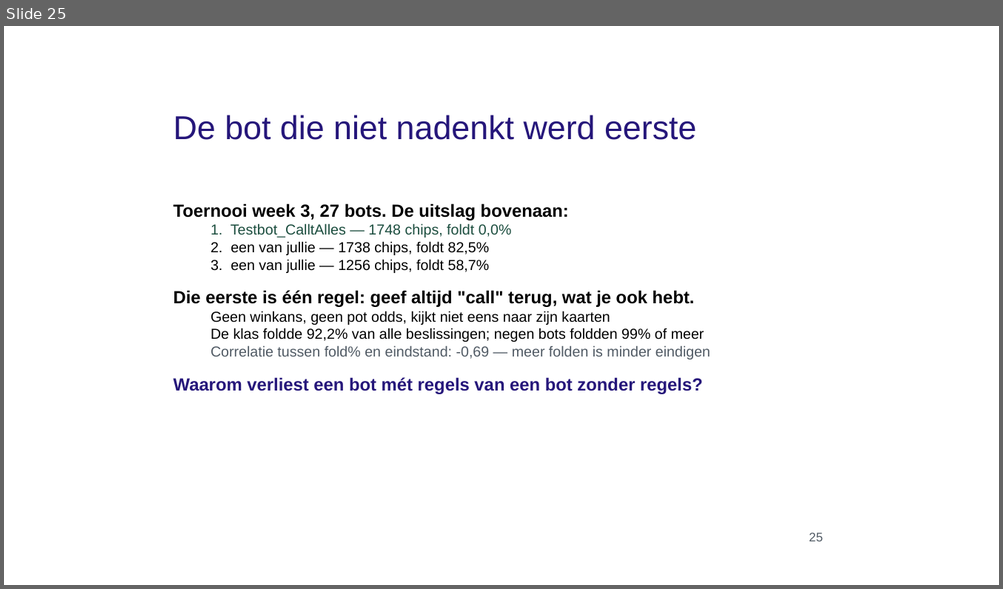
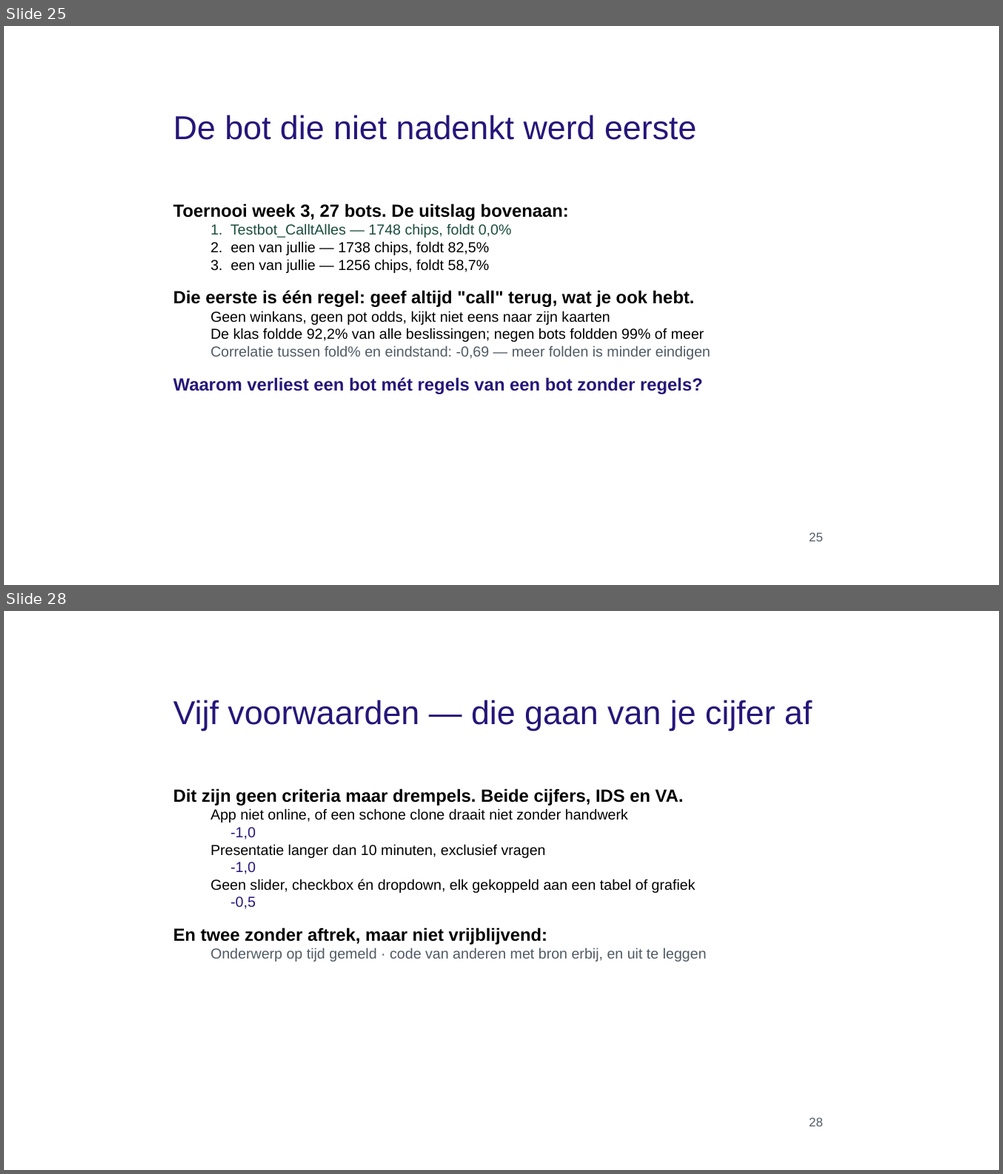
Before and after one commit to finturion/poker-analytics-challenge, a slide deck: powerpoints/hoorcollege/03_Exploring_Manipulating_Data_aangevuld.pptx. Shown one above the other, each under a label of ours: slide 25 before the commit, slides 25 and 28 after it; the slides between them are not shown. The pictures are 1003x589 and 1003x1174 pixels, drawn with LibreOffice and Linux fonts; fonts in the diff are those of the drawing; background and template pictures are left out. Boxes give left, top, right and bottom in pixels: in the first picture for what was removed or moved away, otherwise in the second. Text is boxed around its words. In the diff, an @@ line names an element or a change of style, - is before the commit and + after.

```diff
--- a/powerpoints/hoorcollege/03_Exploring_Manipulating_Data_aangevuld.pptx
+++ b/powerpoints/hoorcollege/03_Exploring_Manipulating_Data_aangevuld.pptx
@@ slide 28 added at bbox=[4, 611, 999, 1170], background picture (left out) @@
@@ text added at bbox=[173, 700, 811, 731], 32 pt, text #25167A @@
+Vijf voorwaarden — die gaan van je cijfer af
@@ text added at bbox=[173, 789, 706, 962], 14 pt, text #000000 @@
+Dit zijn geen criteria maar drempels. Beide cijfers, IDS en VA.
+  App niet online, of een schone clone draait niet zonder handwerk
+  -1,0
+  Presentatie langer dan 10 minuten, exclusief vragen
+  -1,0
+  Geen slider, checkbox én dropdown, elk gekoppeld aan een tabel of grafiek
+  -0,5
+En twee zonder aftrek, maar niet vrijblijvend:
+  Onderwerp op tijd gemeld · code van anderen met bron erbij, en uit te leggen
@@ text added at bbox=[808, 1118, 822, 1127], 12 pt, text #505A64 @@
+28
```
Also in this commit, not shown: 1 slide changed, 3 other slides added, 3 other files.
